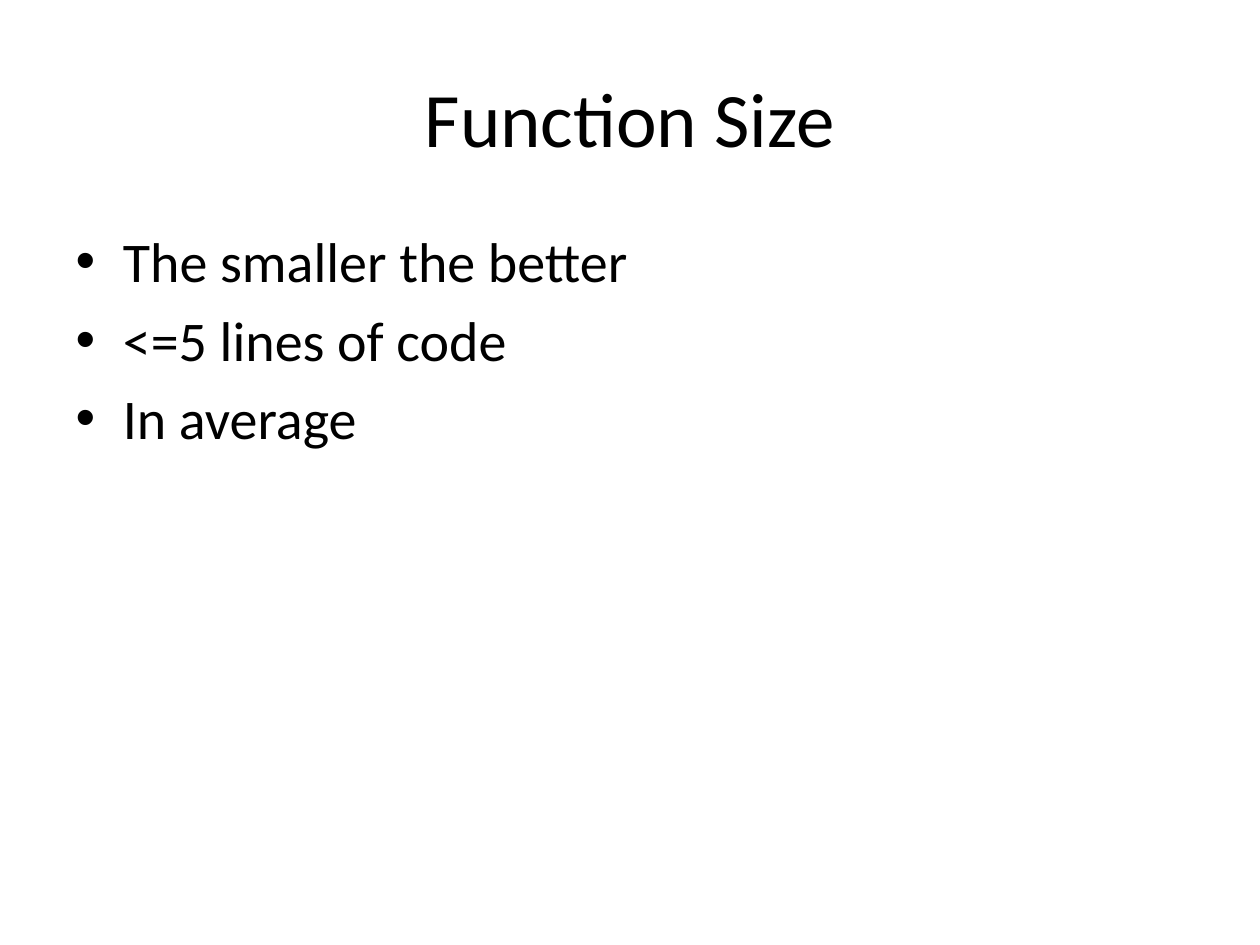
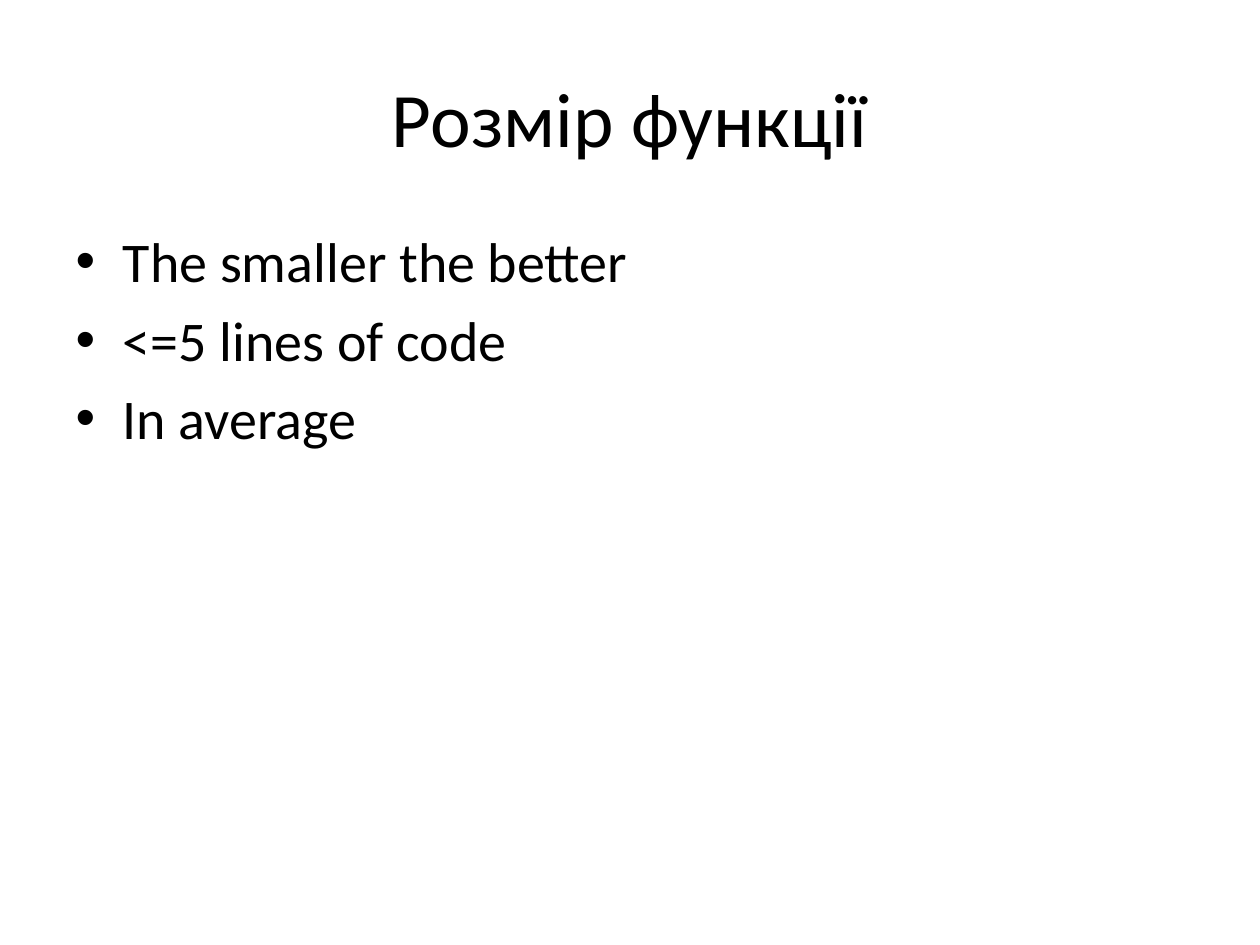
Before and after one commit to siryc/TORT, a slide deck: slide 25 of 1 Coding Practices/1 Coding practices Final.pptx (slide 14 before the commit). Drawn at 1260x945 pixels with LibreOffice and Linux fonts; fonts in the diff are those of the drawing. Boxes give left, top, right and bottom in pixels: in the first picture for what was removed or moved away, otherwise in the second. Text is boxed around its words. In the diff, an @@ line names an element or a change of style, - is before the commit and + after.

```diff
--- a/1 Coding Practices/1 Coding practices Final.pptx
+++ b/1 Coding Practices/1 Coding practices Final.pptx
@@ title at (392,94,867,160): text changed @@
-Function Size
+Розмір функції
```
Also in this commit, not shown: 10 other slides changed, 16 slides added, 4 slides removed.
